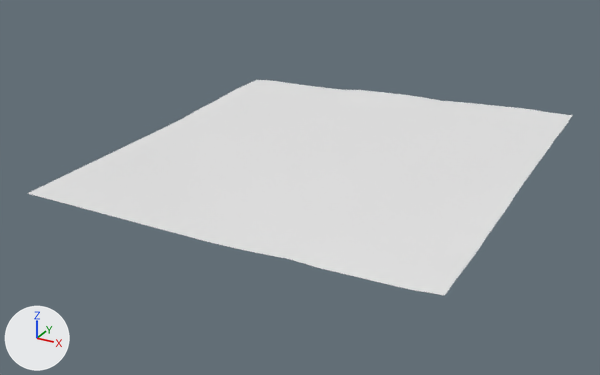
An edit to the OBJ model assets/maps/chunks/terrain_lod1_-5_3.obj, drawn before and after from the same camera.
The view is the same before and after, from a 50 mm camera at (-462.8, -668.6, 88.6) aimed at (-580.0, -455.5, -18.0). The lights are fixed; the arrows at lower left show +X, +Y and +Z. The older version comes first. Where no turn or scale is listed for an object, it has been applied to the vertices.

The first picture shows 'terrain_lod1_-5_3'.
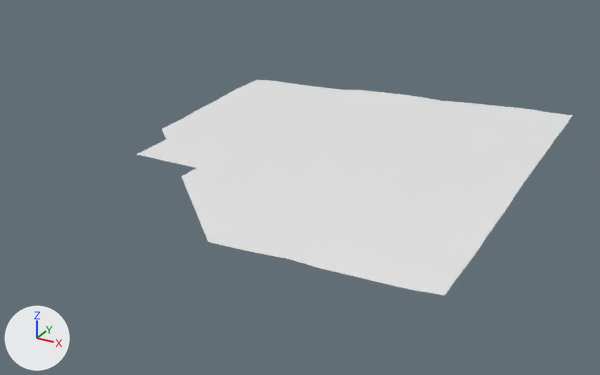
Pixel boxes (x1, y1, x2, y2) of what changed, in the pictures (600 x 375 px):
'terrain_lod1_-5_3', reshaped (20% narrower)
    before: (28, 80, 573, 295)
    after: (137, 80, 573, 295)
part 1 of me_terrain_lod1__5_3, deleted
    before: (28, 129, 208, 242)

What the commit changed:
me_terrain_lod1__5_3 is used by ob_terrain_lod1__5_3; location (0.0, 0.0, 0.0).
me_terrain_lod1__5_3 had 289 vertices, 512 faces and spanned x -640.0..-512.0, y -512.0..-384.0, z -10.8..-3.9.
me_terrain_lod1__5_3 now has 256 vertices, 451 faces and spans x -640.0..-512.0, y -512.0..-384.0, z -10.8..-3.9.
Part 1, on me_terrain_lod1__5_3:
33 vertices are removed from x -640.0..-584.0, y -512.0..-456.0, z -10.8.
61 faces are deleted.
